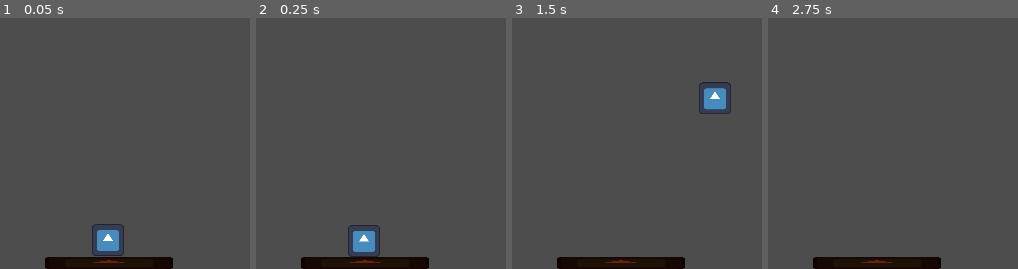
Above: before the commit, frames 1-4 (left to right).
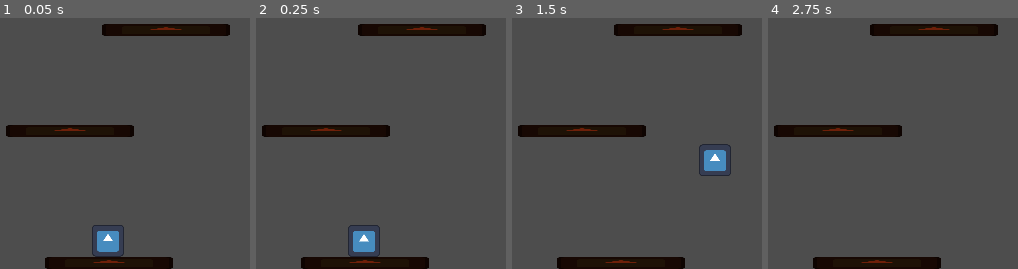
Above: after the commit, the same moments.

Repository: Paraross/tower-rush
Game: Godot game, scene res://main.tscn
The game is run twice, just before and just after one commit, with the same random seed, the same clock (stepped at 60 frames per second) and the same inputs. The engine's default icon, where the game draws it, is replaced by a stand-in: a white triangle on a blue panel in a dark square.
Inputs:
- Up to frame 1 (0.05 s): no input
- Up to frame 2 (0.25 s): no input
- Up to frame 3 (1.5 s): tap Enter at 0.5 s; hold Space (jump) 0.53-1.28 s; hold D (move_right) from 0.53 s (still down); tap Space (jump) at 1.35 s
- Up to frame 4 (2.75 s): tap Space (jump) at 1.52, 1.82 s; release D (move_right) at 2.03 s; hold A (move_left) from 2.03 s (still down); hold Space (jump) from 2.03 s (still down)

The runs differ from the first frame. In frame 1, 5.1% of the frame differs, in the area x 2-92%, y 2-96%; in frame 2, 4.9%; in frame 3, 6.8%, in the area x 2-92%, y 2-63%; in frame 4, 4.9%.

Commit message:
Make platforms passable from below

Diff:
--- /dev/null
+++ b/main.gd
@@ -0,0 +1,8 @@
+extends Node
+
+@onready var player: Player = $Player
+
+func _ready() -> void:
+	$Floor.initialize(player)
+	$Floor2.initialize(player)
+	$Floor3.initialize(player)
--- a/main.tscn
+++ b/main.tscn
@@ -1,12 +1,20 @@
-[gd_scene load_steps=3 format=3 uid="uid://d0uw1sb6c1v64"]
+[gd_scene load_steps=4 format=3 uid="uid://d0uw1sb6c1v64"]
 
 [ext_resource type="PackedScene" uid="uid://sk8717hno8rx" path="res://player.tscn" id="1_0xm2m"]
+[ext_resource type="Script" uid="uid://dnp4lmqy3urp1" path="res://main.gd" id="1_h2yge"]
 [ext_resource type="PackedScene" uid="uid://c0l13mcrbqiam" path="res://platform.tscn" id="2_0xm2m"]
 
 [node name="Main" type="Node"]
+script = ExtResource("1_h2yge")
 
 [node name="Player" parent="." instance=ExtResource("1_0xm2m")]
 position = Vector2(319, 346)
 
-[node name="Platform" parent="." instance=ExtResource("2_0xm2m")]
+[node name="Floor" parent="." instance=ExtResource("2_0xm2m")]
 position = Vector2(320, 354)
+
+[node name="Floor2" parent="." instance=ExtResource("2_0xm2m")]
+position = Vector2(281, 222)
+
+[node name="Floor3" parent="." instance=ExtResource("2_0xm2m")]
+position = Vector2(377, 121)
--- /dev/null
+++ b/platform.gd
@@ -0,0 +1,12 @@
+extends StaticBody2D
+
+# idk if which would be better: Player or the most general type (Node2D)
+var player: Node2D
+
+func _process(_delta: float) -> void:
+	var player_above_platform := player.position.y < position.y - 3
+	set_collision_layer_value(2, player_above_platform)
+
+
+func initialize(player_node: Player) -> void:
+	player = player_node as Node2D
--- a/platform.tscn
+++ b/platform.tscn
@@ -1,6 +1,7 @@
-[gd_scene load_steps=3 format=3 uid="uid://c0l13mcrbqiam"]
+[gd_scene load_steps=4 format=3 uid="uid://c0l13mcrbqiam"]
 
 [ext_resource type="Texture2D" uid="uid://0kkkwsuod6p3" path="res://icon.svg" id="1_mi635"]
+[ext_resource type="Script" uid="uid://d0qler7hgmupw" path="res://platform.gd" id="1_s8bxr"]
 
 [sub_resource type="RectangleShape2D" id="RectangleShape2D_0xm2m"]
 size = Vector2(128, 12)
@@ -8,6 +9,7 @@
 [node name="Platform" type="StaticBody2D"]
 collision_layer = 2
 collision_mask = 0
+script = ExtResource("1_s8bxr")
 metadata/_edit_group_ = true
 
 [node name="CollisionShape2D" type="CollisionShape2D" parent="."]
--- a/player.gd
+++ b/player.gd
@@ -1,7 +1,8 @@
+class_name Player
 extends CharacterBody2D
 
-@export var gravity_acceleration: float = 750.0
-@export var jump_impulse: float = 500.0
+@export var gravity_acceleration: float = 1000.0
+@export var jump_impulse: float = 550.0
 @export var horizontal_move_speed: float = 100.0
 
 @export var target_velocity: Vector2 = Vector2.ZERO
Not shown, added: main.gd.uid
Not shown, added: platform.gd.uid
